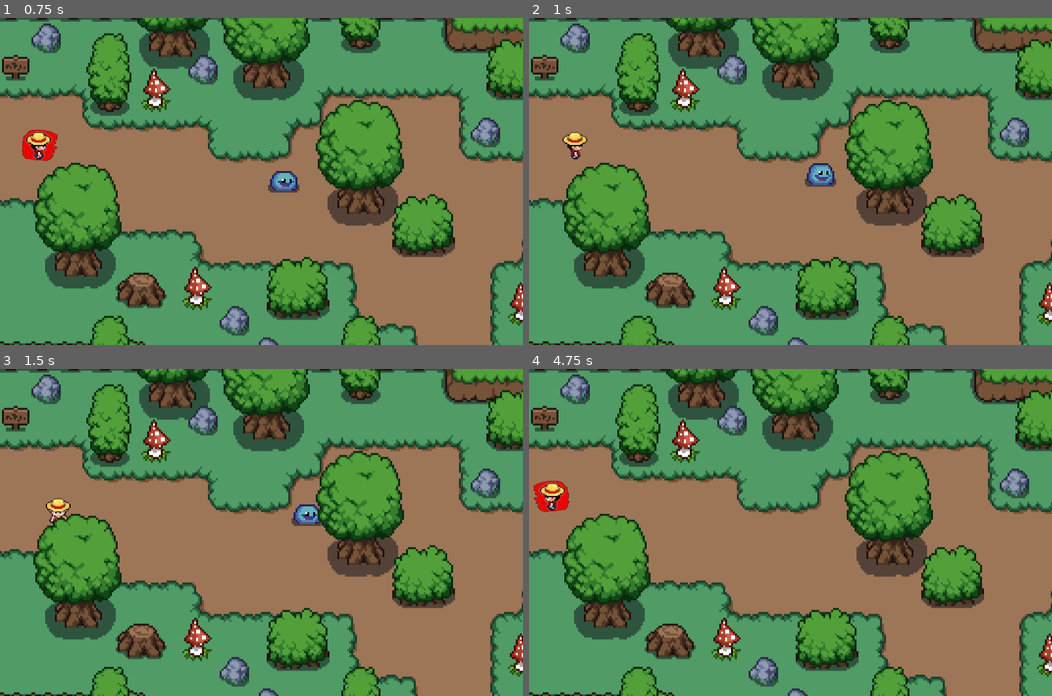
Above: before the commit, frames 1-4 (two rows, left to right).
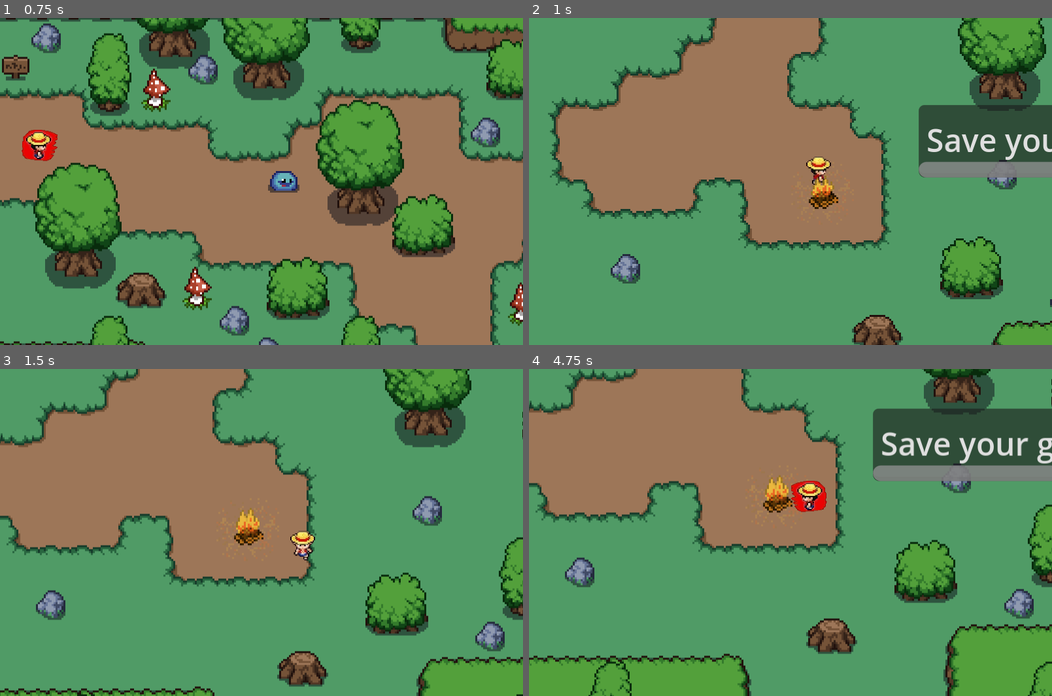
Above: after the commit, the same moments.

Repository: NataxMartins/One-Piece-Adventure
Game: Godot game, scene res://scenes/world.tscn
Same seed, same stepped clock (60 frames per second), same inputs: the game is played once before the commit and once after it. This scene is started directly instead of the project's main scene.
Inputs:
- Up to frame 1 (0.75 s): hold Right (ui_right) from 0.53 s (still down); tap Space (attack) at 0.6 s
- Up to frame 2 (1 s): keep holding Right (ui_right); tap Y (Yes, bound only after the commit) at 0.8 s
- Up to frame 3 (1.5 s): release Right (ui_right) at 1.28 s; hold Down (ui_down) from 1.28 s (still down); tap Y (Yes, bound only after the commit) at 1.35 s
- Up to frame 4 (4.75 s): tap Space (attack) at 1.55, 2.1, 3.05, 3.6, 4.55 s; release Down (ui_down) at 2.03 s; hold Right (ui_right) 2.03-2.78 s; tap Y (Yes, bound only after the commit) at 2.3, 2.85, 3.8, 4.35 s; hold Up (ui_up) 2.78-3.53 s; hold Left (ui_left) from 3.53 s (still down)

Frame 1 is identical in both runs. In frame 2, 65% of the frame differs, in the area x 0-100%, y 0-100%; in frame 3, 67%; in frame 4, 79%.

Commit message:
feat: adding loading system to the game

Diff:
--- a/project.godot
+++ b/project.godot
@@ -18,6 +18,7 @@
 [autoload]
 
 global="*res://scripts/gloobal.gd"
+FileExport="*res://scripts/file_export.gd"
 
 [display]
 
@@ -32,6 +33,15 @@
 "events": [Object(InputEventKey,"resource_local_to_scene":false,"resource_name":"","device":-1,"window_id":0,"alt_press …(191 unchanged characters)…
 ]
 }
+Yes={
+"deadzone": 0.2,
+"events": [Object(InputEventKey,"resource_local_to_scene":false,"resource_name":"","device":-1,"window_id":0,"alt_pressed":false,"shift_pressed":false,"ctrl_pressed":false,"meta_pressed":false,"pressed":false,"keycode":0,"physical_keycode":89,"key_label":0,"unicode":89,"location":0,"echo":false,"script":null)
+]
+}
+No={
+"deadzone": 0.2,
+"events": []
+}
 
 [rendering]
 
--- a/scenes/camp.tscn
+++ b/scenes/camp.tscn
@@ -11,6 +11,12 @@
 [node name="camp" type="Node2D"]
 y_sort_enabled = true
 script = ExtResource("1_c5nam")
+
+[node name="campfire" parent="." instance=ExtResource("4_nsjlq")]
+position = Vector2(396, 178)
+
+[node name="player" parent="." instance=ExtResource("2_nfbfs")]
+position = Vector2(358, 22)
 
 [node name="Map" type="Node2D" parent="."]
 y_sort_enabled = true
@@ -45,17 +51,11 @@
 tile_map_data = PackedByteArray("AAAFAA0AAAAAAAUAAAA=")
 tile_set = ExtResource("1_wk8fr")
 
-[node name="player" parent="." instance=ExtResource("2_nfbfs")]
-position = Vector2(359, 23)
-
 [node name="world_exit" type="Area2D" parent="."]
 
 [node name="CollisionShape2D" type="CollisionShape2D" parent="world_exit"]
 position = Vector2(368, -7)
 shape = SubResource("RectangleShape2D_nfbfs")
 
-[node name="campfire" parent="." instance=ExtResource("4_nsjlq")]
-position = Vector2(396, 178)
-
 [connection signal="body_entered" from="world_exit" to="." method="_on_world_exit_body_entered"]
 [connection signal="body_exited" from="world_exit" to="." method="_on_world_exit_body_exited"]
--- a/scenes/campfire.tscn
+++ b/scenes/campfire.tscn
@@ -62,3 +62,20 @@
 [node name="CollisionShape2D" type="CollisionShape2D" parent="Area2D"]
 position = Vector2(0, 1)
 shape = SubResource("CircleShape2D_54scn")
+
+[node name="Save_game" type="TextEdit" parent="."]
+offset_left = 49.0
+offset_top = -45.0
+offset_right = 183.0
+offset_bottom = -8.0
+text = "Save your game? Y / N"
+
+[node name="Saved" type="TextEdit" parent="."]
+offset_left = 93.0
+offset_top = -45.0
+offset_right = 197.0
+offset_bottom = -7.0
+text = "Game saved"
+
+[connection signal="body_entered" from="Area2D" to="." method="_on_area_2d_body_entered"]
+[connection signal="body_exited" from="Area2D" to="." method="_on_area_2d_body_exited"]
--- a/scenes/player.tscn
+++ b/scenes/player.tscn
@@ -373,6 +373,14 @@
 [node name="player_death" type="Timer" parent="."]
 wait_time = 5.0
 
+[node name="load_game" type="TextEdit" parent="."]
+z_index = 3
+offset_left = -83.0
+offset_top = -55.0
+offset_right = 86.0
+offset_bottom = -20.0
+text = "Load game? Press Y"
+
 [connection signal="body_entered" from="hitbox_front" to="." method="_on_hitbox_front_body_entered"]
 [connection signal="body_exited" from="hitbox_front" to="." method="_on_hitbox_front_body_exited"]
 [connection signal="body_entered" from="hitbox_front/hitbox_back" to="." method="_on_hitbox_back_body_entered"]
--- a/scenes/world.tscn
+++ b/scenes/world.tscn
@@ -55,5 +55,14 @@
 position = Vector2(235, 242)
 shape = SubResource("RectangleShape2D_qfnet")
 
+[node name="load_game" type="TextEdit" parent="."]
+top_level = true
+offset_left = -20.0
+offset_top = 66.0
+offset_right = 131.0
+offset_bottom = 100.0
+text = "Load Game? Y / N
+"
+
 [connection signal="body_entered" from="camp_exit" to="." method="_on_camp_exit_body_entered"]
 [connection signal="body_exited" from="camp_exit" to="." method="_on_camp_exit_body_exited"]
--- a/scripts/camp.gd
+++ b/scripts/camp.gd
@@ -1,8 +1,15 @@
 extends Node2D
 
+func _ready() -> void:
+	get_node("player")
+	if global.loading == true:
+		$player.position = Vector2(global.player_load_posx, global.player_load_posy)
+		global.current_scene = "camp"
+		global.loading = false
 
 func _process(delta: float) -> void:
 	change_scenes()
+
 
 
 func _on_world_exit_body_entered(body: Node2D) -> void:
--- a/scripts/campfire.gd
+++ b/scripts/campfire.gd
@@ -1,4 +1,35 @@
 extends CharacterBody2D
+
+var player_camp = false
+var game_saved = false
 
 func _ready():
 	$AnimatedSprite2D.play("default")
+	$Save_game.visible = false
+	$Saved.visible = false
+
+func _physics_process(delta: float) -> void:
+	save_game()
+
+func save_game():
+	if player_camp == true and game_saved == false:
+		$Save_game.visible = true
+		if player_camp and Input.is_action_just_pressed("Yes"):
+			global.game_has_savegame = true
+			FileExport.save_game()
+			$Save_game.visible = false
+			$Saved.visible = true
+			print("game saved")
+			game_saved = true
+
+
+
+func _on_area_2d_body_entered(body: Node2D) -> void:
+	if body.has_method("player"):
+		player_camp = true
+
+
+func _on_area_2d_body_exited(body: Node2D) -> void:
+	if body.has_method("player"):
+		player_camp = false
+		$Save_game.visible = false
--- a/scripts/enemy.gd
+++ b/scripts/enemy.gd
@@ -1,6 +1,6 @@
 extends CharacterBody2D
 
-var speed = 50
+var speed = 40
 var player_chase = false
 var vector_chase = Vector2.ZERO
 var player = null
@@ -61,12 +61,14 @@
 
 func chasing_player():
 		if player_chase and enemy_alive:
-			var distance = position.distance_to(player.position)
-			if distance > 10:
-				vector_chase = (player.position - position).normalized()
-				velocity = vector_chase * speed
+			if global.player_alive == true:
+				var distance = position.distance_to(player.position)
+				if distance > 10:
+					vector_chase = (player.position - position).normalized()
+					velocity = vector_chase * speed
 
 func chasing_animation():
+	if global.player_alive == true:
 		if player_chase == true:
 			if abs(vector_chase.x) > abs(vector_chase.y):
 				if $AnimatedSprite2D.animation != "walk_side":
--- /dev/null
+++ b/scripts/file_export.gd
@@ -0,0 +1,31 @@
+extends Node
+
+const PATH = "user://gamesave.tres"
+var data : Data
+
+func _init() -> void:
+	new_game()
+
+func new_game():
+	data = Data.new()
+
+func save_game():
+	data.player_exp = global.player_exp
+	data.player_lvl = global.player_lvl
+	data.shroom_chunks = global.shroom_chunks
+	data.game_has_savegame = global.game_has_savegame
+	ResourceSaver.save(data, PATH)
+	print("Game Saved")
+
+func load_game():
+	if ResourceLoader.exists(PATH):
+		data = ResourceLoader.load(PATH)
+		global.player_exp = data.player_exp
+		global.player_lvl = data.player_lvl
+		global.shroom_chunks = data.shroom_chunks
+		global.game_has_savegame = data.game_has_savegame
+
+func pre_load():
+	if ResourceLoader.exists(PATH):
+		data = ResourceLoader.load(PATH)
+		global.game_has_savegame = data.game_has_savegame
--- /dev/null
+++ b/scripts/file_management.gd
@@ -0,0 +1,6 @@
+class_name Data extends Resource
+
+@export var player_exp : int = 0
+@export var player_lvl : int = 1
+@export var shroom_chunks : int = 0
+@export var game_has_savegame : bool = false
--- a/scripts/gloobal.gd
+++ b/scripts/gloobal.gd
@@ -7,6 +7,7 @@
 var player_current_attack = false
 var enemy_well_placed = false
 var shroom_well_placed = false
+var player_alive = true
 
 
 var current_scene = "world"
@@ -16,8 +17,12 @@
 var player_exit_map_posy = 215
 var player_start_posx = 10
 var player_start_posy = 85
+var player_load_posx = 378
+var player_load_posy = 172
 
 var game_first_loading = true
+var game_has_savegame = false
+var loading = false
 
 
 func finish_changescenes():
--- a/scripts/player.gd
+++ b/scripts/player.gd
@@ -4,6 +4,7 @@
 var enemy_attack_cooldown = true
 var player_health = 100
 var player_alive = true
+var death_load = false
 
 var attack_ip = false
 var attack_range_F = false
@@ -20,6 +21,7 @@
 func _ready():
 	$AnimatedSprite2D.play("idle_side")
 	$spirit_animation.visible = false
+	$load_game.visible = false
 
 func _physics_process(delta: float) -> void:
 	player_movement(delta)
@@ -38,9 +40,18 @@
 func death():
 	if player_health <= 0 and player_alive:
 		player_alive = false
+		global.player_alive = false
 		player_health = 0
 		$AnimatedSprite2D.play("death")
 		$player_death.start()
+	elif death_load == true:
+		if Input.is_action_just_pressed("Yes"):
+			global.loading = true
+			FileExport.load_game()
+			get_tree().change_scene_to_file("res://scenes/camp.tscn")
+			global.player_alive = true
+			global.game_first_loading = false
+			global.finish_changescenes()
 
 
 func player_movement(delta):
@@ -274,4 +285,6 @@
 
 
 func _on_player_death_timeout() -> void:
-	self.queue_free()
+	$spirit_animation.visible = true
+	$load_game.visible = true
+	death_load = true
--- a/scripts/world.gd
+++ b/scripts/world.gd
@@ -1,16 +1,41 @@
 extends Node2D
 
+var loading = true
+var load_camp = false
+
 func _ready() -> void:
-	if global.game_first_loading == true:
+	FileExport.pre_load()
+	if global.game_first_loading == true and global.game_has_savegame == false:
 		$player.position.x = global.player_start_posx
 		$player.position.y = global.player_start_posy
+		$load_game.visible = false
+
+	elif global.game_first_loading == true and  global.game_has_savegame == true:
+		$player.position.x = global.player_start_posx
+		$player.position.y = global.player_start_posy
+		$load_game.visible = true
+		loading = true
+
 	else:
 		$player.position.x = global.player_exit_map_posx
 		$player.position.y = global.player_exit_map_posy
+		$load_game.visible = false
+		loading = false
 
 
 func _process(delta: float) -> void:
 	change_scene()
+	if loading == true:
+		if Input.is_action_just_pressed("Yes"):
+			global.game_has_savegame = true
+			FileExport.load_game()
+			load_camp = true
+			$load_game.visible = false
+		elif Input.is_action_just_pressed("No"):
+			FileExport.new_game()
+			$load_game.visible = false
+
+
 
 func _on_camp_exit_body_entered(body: Node2D) -> void:
 	if body.has_method("player"):
@@ -24,3 +49,9 @@
 			get_tree().change_scene_to_file("res://scenes/camp.tscn")
 			global.game_first_loading = false
 			global.finish_changescenes()
+	elif load_camp == true:
+		load_camp = false
+		global.loading = true
+		get_tree().change_scene_to_file("res://scenes/camp.tscn")
+		global.game_first_loading = false
+		global.finish_changescenes()
Not shown, added: scripts/file_export.gd.uid
Not shown, added: scripts/file_management.gd.uid
